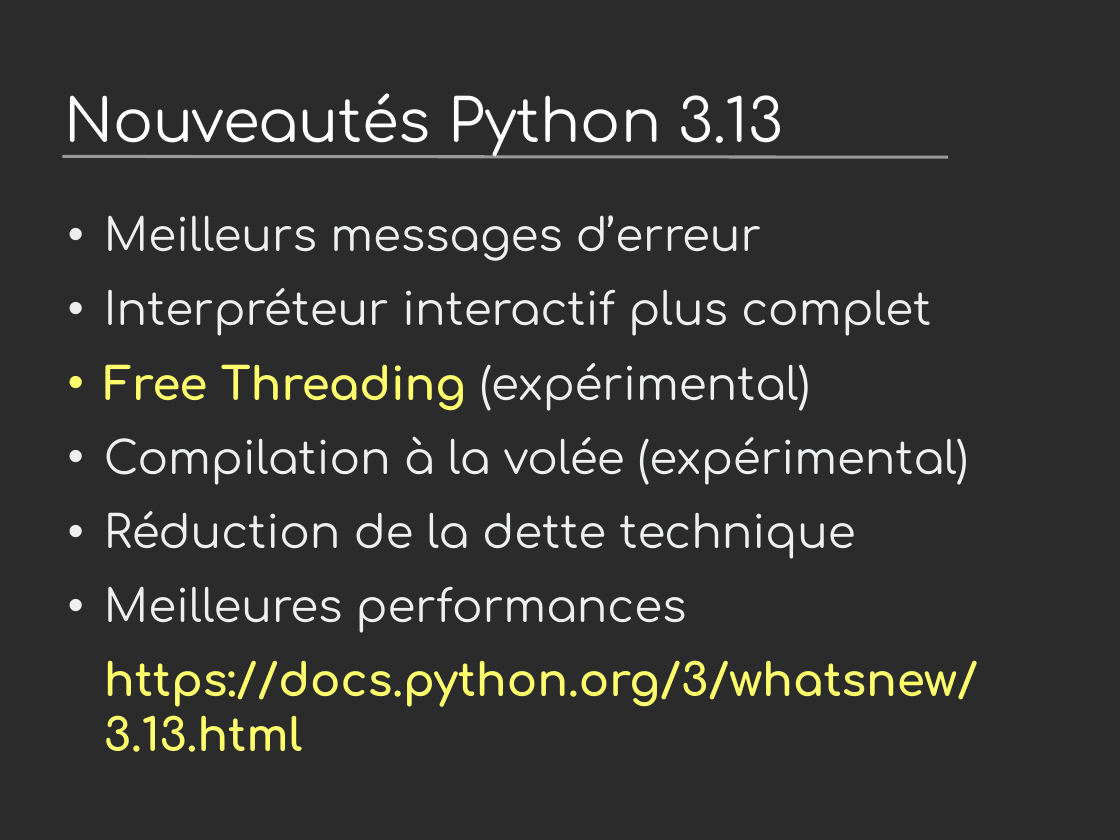
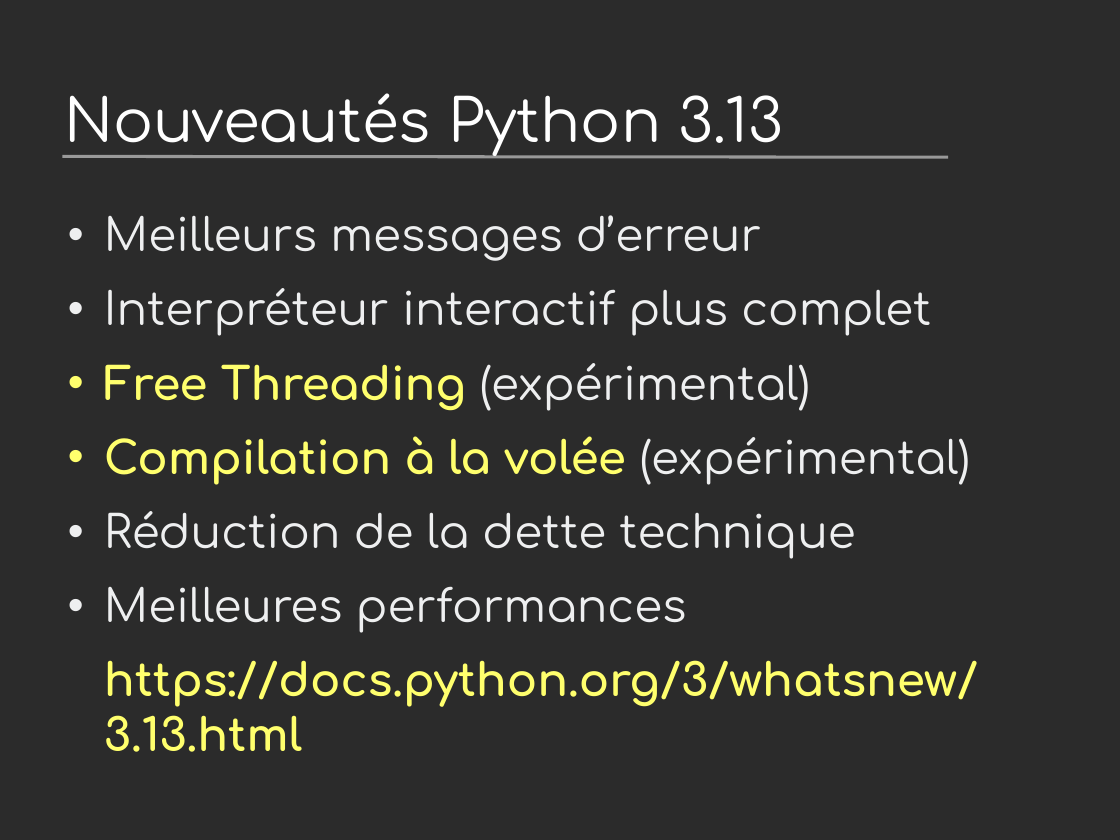
Before and after one commit to vstinner/talks, a slide deck: slide 29 of 2024-PyconFR/nouveautes_python3.13.odp (slide 24 before the commit). Drawn at 1120x840 pixels with LibreOffice and Linux fonts; fonts in the diff are those of the drawing; background and template pictures are left out; a plain dark background stands for a picture behind light text. Boxes give left, top, right and bottom in pixels: in the first picture for what was removed or moved away, otherwise in the second. Text is boxed around its words. In the diff, an @@ line names an element or a change of style, - is before the commit and + after.

```diff
--- a/2024-PyconFR/nouveautes_python3.13.odp
+++ b/2024-PyconFR/nouveautes_python3.13.odp
@@ text at [104, 436, 971, 484]: text colour #EEEFF0 to #FFFF6D, bold on in "Compilation à la volée" @@
```
Also in this commit, not shown: 8 other slides changed, 6 slides added.
